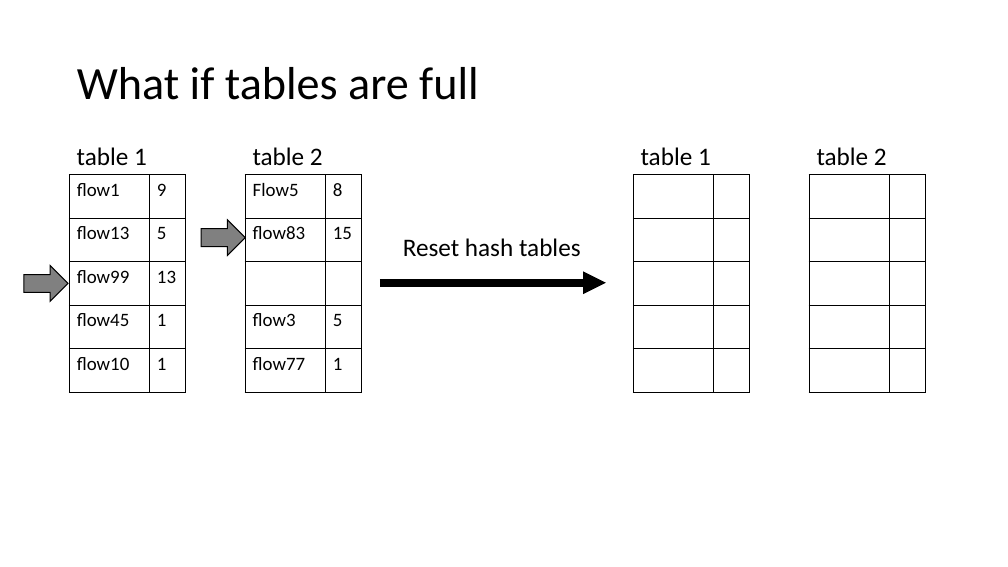
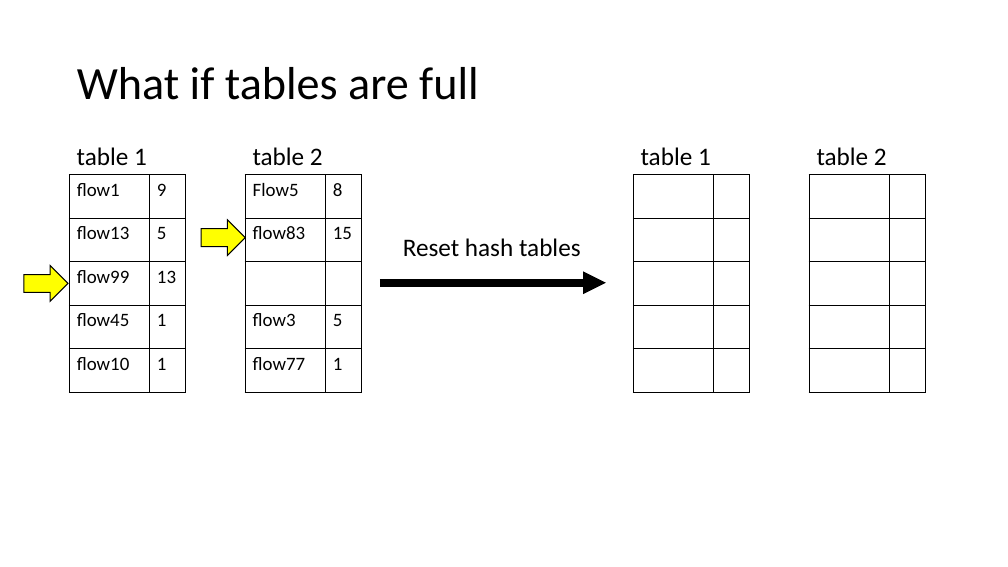
Before and after one commit to ymerkli/herding-elephants, a slide deck: slide 6 of presentation/herding_the_elephants_advnet.pptx. Drawn at 1008x567 pixels with LibreOffice and Linux fonts; fonts in the diff are those of the drawing. Boxes give left, top, right and bottom in pixels: in the first picture for what was removed or moved away, otherwise in the second. Text is boxed around its words. In the diff, an @@ line names an element or a change of style, - is before the commit and + after.

```diff
--- a/presentation/herding_the_elephants_advnet.pptx
+++ b/presentation/herding_the_elephants_advnet.pptx
@@ right arrow at [201, 220, 245, 256]: fill #808080 to #FFFF00 @@
@@ right arrow at [24, 265, 68, 301]: fill #808080 to #FFFF00 @@
```
Also in this commit, not shown: 1 other slide changed, 1 slide added.
